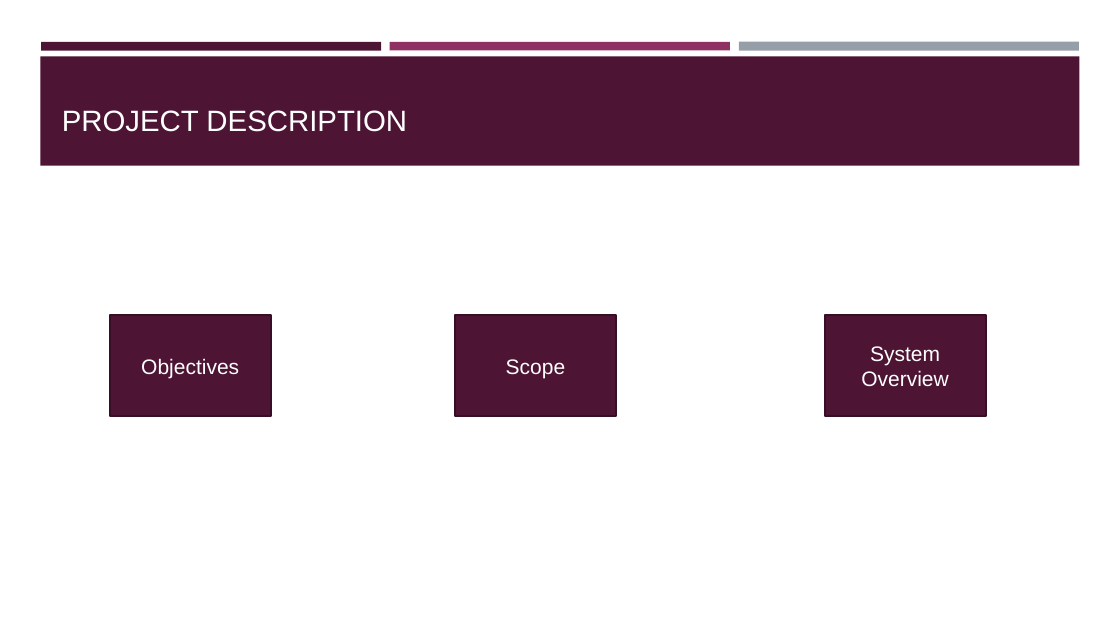
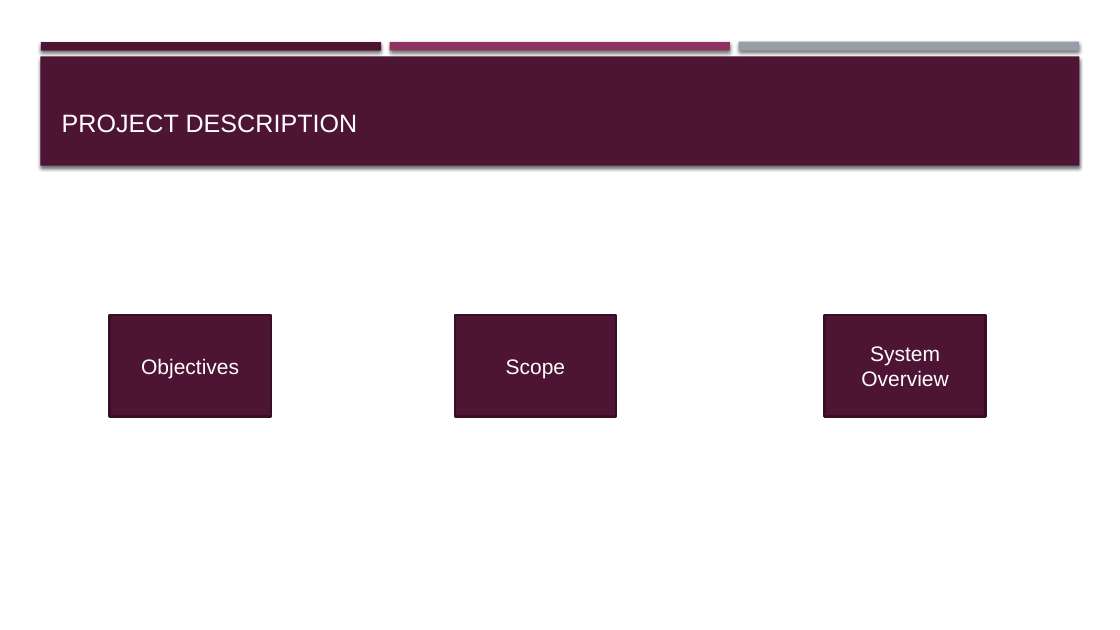
Before and after one commit to YoussifAssem/Genatac, a slide deck: slide 3 of E-Genetics/Proposal/genetics.pptm. Drawn at 1120x630 pixels with LibreOffice and Linux fonts; fonts in the diff are those of the drawing. Boxes give left, top, right and bottom in pixels: in the first picture for what was removed or moved away, otherwise in the second. Text is boxed around its words. In the diff, an @@ line names an element or a change of style, - is before the commit and + after.

```diff
--- a/E-Genetics/Proposal/genetics.pptm
+++ b/E-Genetics/Proposal/genetics.pptm
@@ shadow on in 4 elements at (x1=41, y1=42, x2=381, y2=50), (x1=739, y1=42, x2=1079, y2=51), (x1=390, y1=42, x2=730, y2=50), (x1=40, y1=56, x2=1080, y2=166) @@
@@ text "PROJECT DESCRIPTION" at (x1=62, y1=114, x2=358, y2=133): size 25.2 to 21.6 pt @@
```
Also in this commit, not shown: 8 other slides changed, 1 slide added, 1 other file.
